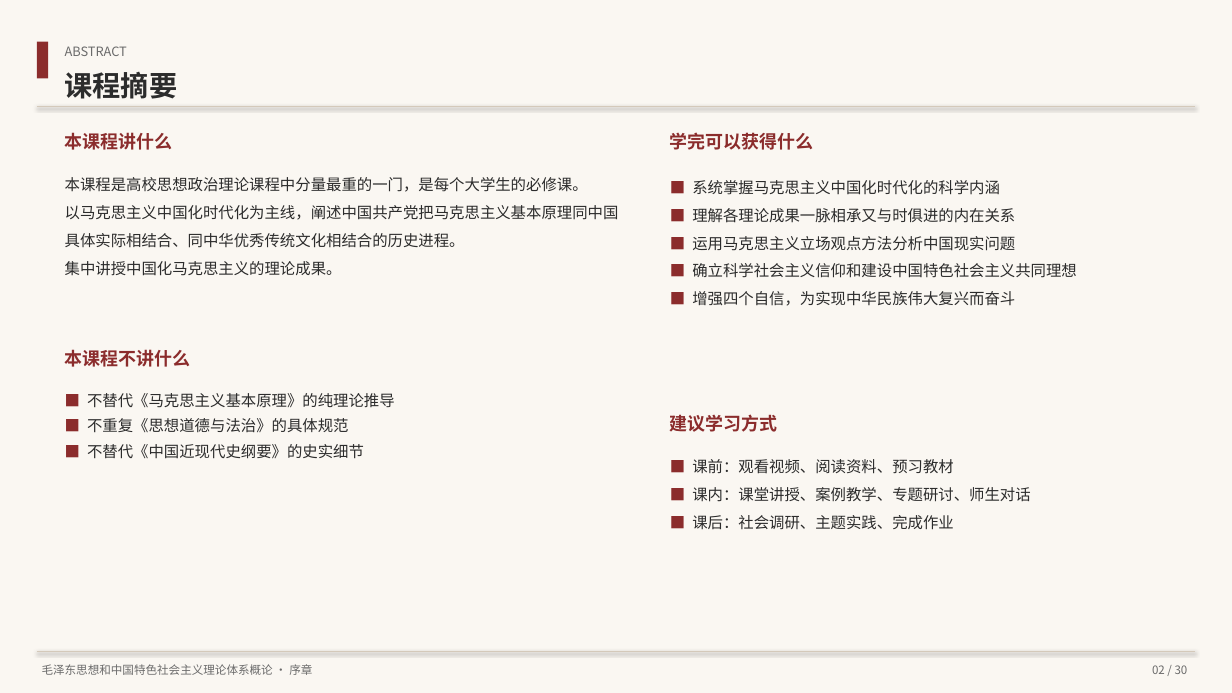
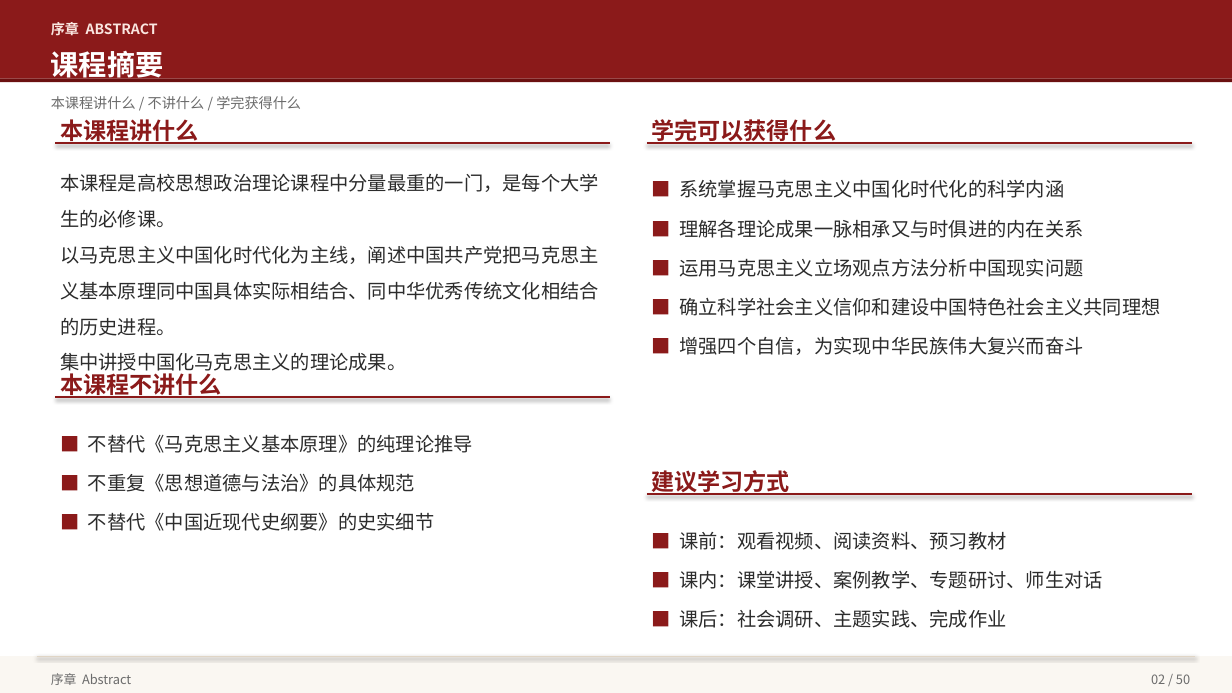
Before and after one commit to hsy358/obsidian-vault, a slide deck: slide 2 of 03-资源/PPT/毛泽东思想和中国特色社会主义理论体系概论 教学大纲概览.pptx. Drawn at 1232x693 pixels with LibreOffice and Linux fonts; fonts in the diff are those of the drawing. Boxes give left, top, right and bottom in pixels: in the first picture for what was removed or moved away, otherwise in the second. Text is boxed around its words. In the diff, an @@ line names an element or a change of style, - is before the commit and + after.

Commit message:
feat: 毛概 PPT v1.4 增强版 (51页, B+C+1+2+4)

```diff
--- a/03-资源/PPT/毛泽东思想和中国特色社会主义理论体系概论 教学大纲概览.pptx
+++ b/03-资源/PPT/毛泽东思想和中国特色社会主义理论体系概论 教学大纲概览.pptx
@@ rectangle removed at <box>0,0,1232,693</box> @@
@@ rectangle added at <box>0,0,1232,79</box>, fill #8B1A1A @@
@@ text added at <box>51,22,158,35</box>, 11 pt, text #FAE6E0, bold @@
+序章 ABSTRACT
@@ rectangle removed at <box>37,42,48,79</box> @@
@@ text "课程摘要": place and size @@
-text "课程摘要" at <box>65,72,178,99</box>
+text "课程摘要" at <box>60,119,434,531</box>
@@ text "课程摘要" at <box>60,119,434,531</box>: text colour #2C2C2C to #FFFFFF; line spacing 1.2 to 1.3 @@
@@ text added at <box>51,47,301,109</box>, 11 pt, text #6B6B6B @@
+本课程讲什么 / 不讲什么 / 学完获得什么
@@ text removed at <box>65,46,127,56</box> @@
-ABSTRACT
@@ rectangle added at <box>0,79,1232,82</box>, fill #6B1010 @@
@@ line removed from (37, 106) to (1195, 106) @@
@@ text "本课程讲什么": place and size @@
-text "本课程讲什么" at <box>65,132,173,150</box>
+text "本课程讲什么" at <box>51,96,136,109</box>
@@ text "学完可以获得什么": place and size @@
-text "学完可以获得什么" at <box>670,132,814,150</box>
+text "学完可以获得什么" at <box>651,119,836,144</box>
@@ line added from (55, 143) to (610, 143), #8B1A1A 1.5 pt @@
@@ line added from (647, 143) to (1192, 143), #8B1A1A 1.5 pt @@
@@ text "本课程是高校思想政治理论课程中分量最重的一门，是每个大学生的必修课。" at <box>60,174,599,375</box>: size 12 to 15 pt; line spacing 1.5 to 1.55 @@
@@ text "■ 系统掌握马克思主义中国化时代化的科学内涵": place and size @@
-text "■ 系统掌握马克思主义中国化时代化的科学内涵" at <box>692,180,1077,306</box>
+text "■ 系统掌握马克思主义中国化时代化的科学内涵" at <box>679,180,1160,355</box>
@@ text "■ 系统掌握马克思主义中国化时代化的科学内涵" at <box>679,180,1160,355</box>: size 12 to 15 pt; text colour #8B2C2C to #8B1A1A in "■", "■", "■", "■" and 1 more places; line spacing 1.5 to 1.7 @@
@@ text "本课程不讲什么": place and size @@
-text "本课程不讲什么" at <box>65,349,191,367</box>
+text "本课程不讲什么" at <box>60,370,222,398</box>
@@ text "■ 不替代《马克思主义基本原理》的纯理论推导": place and size @@
-text "■ 不替代《马克思主义基本原理》的纯理论推导" at <box>87,393,395,459</box>
+text "■ 不替代《马克思主义基本原理》的纯理论推导" at <box>88,435,473,531</box>
@@ text "■ 不替代《马克思主义基本原理》的纯理论推导" at <box>88,435,473,531</box>: size 12 to 15 pt; text colour #8B2C2C to #8B1A1A in "■", "■", "■"; line spacing 1.4 to 1.7 @@
@@ line added from (55, 397) to (610, 397), #8B1A1A 1.5 pt @@
@@ size 14 to 18 pt, text colour #8B2C2C to #8B1A1A; line spacing 1.2 to 1.3 in 4 elements at <box>651,119,836,144</box>, <box>51,96,136,109</box>, <box>60,370,222,398</box>, <box>651,470,790,495</box> @@
@@ text "建议学习方式": place and size @@
-text "建议学习方式" at <box>670,414,778,432</box>
+text "建议学习方式" at <box>651,470,790,495</box>
@@ text "■ 课前：观看视频、阅读资料、预习教材": place and size @@
-text "■ 课前：观看视频、阅读资料、预习教材" at <box>692,459,1030,530</box>
+text "■ 课前：观看视频、阅读资料、预习教材" at <box>679,532,1102,628</box>
@@ text "■ 课前：观看视频、阅读资料、预习教材" at <box>679,532,1102,628</box>: size 12 to 15 pt; text colour #8B2C2C to #8B1A1A in "■", "■", "■"; line spacing 1.5 to 1.7 @@
@@ line added from (647, 494) to (1192, 494), #8B1A1A 1.5 pt @@
@@ rectangle added at <box>0,656,1232,693</box>, fill #FAF7F2 @@
@@ line moved from (37, 652) - (1195, 652) to (37, 656) - (1195, 656) @@
@@ line (37, 656) - (1195, 656): stroke #D4C9BA 0.75 pt to #E0D5C5 0.75 pt @@
@@ text removed at <box>42,664,312,675</box> @@
-毛泽东思想和中国特色社会主义理论体系概论 · 序章
@@ text added at <box>51,673,131,685</box>, 10 pt, text #6B6B6B @@
+序章 Abstract
@@ text at <box>1151,674,1190,684</box>: text changed; size 9 to 10 pt @@
-02 / 30
+02 / 50
```
Also in this commit, not shown: 27 other slides changed, 23 slides added, 2 slides removed.
